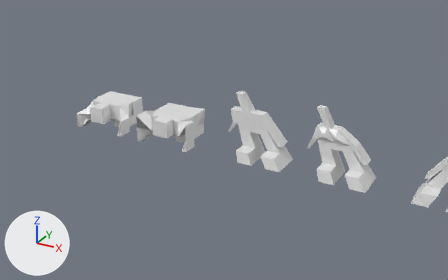
One commit to the Blender file blends/models.blend: the scene before it, then after it.
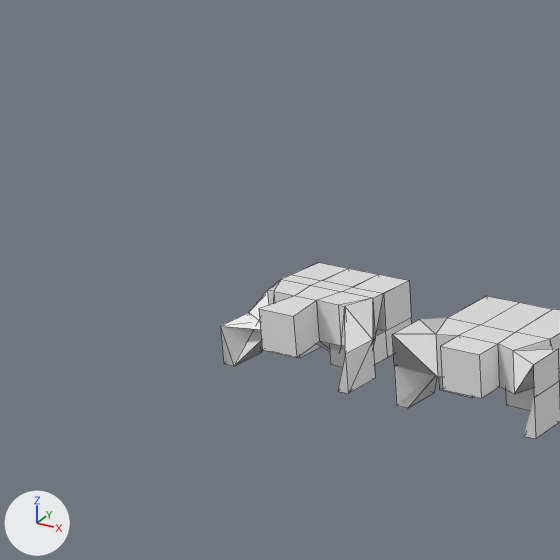
Each version appears first from a 50 mm lens placed at (-12.74, -18.27, 9.48), pointed at (-24.31, 2.79, -1.04), and next in a close-up on the part from 0% to 43% of the width and 0% to 69% of the height. Lighting does not change. The marker at lower left points along +X, +Y and +Z. The close-ups show mesh edges as thin lines.

In view in the first close-up: 'C1_PRONE', 'C2_PRONE'.
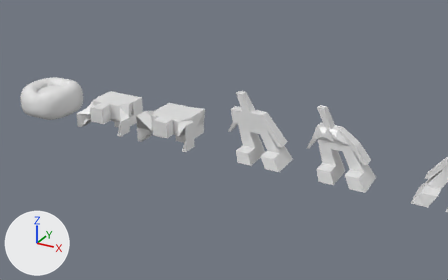
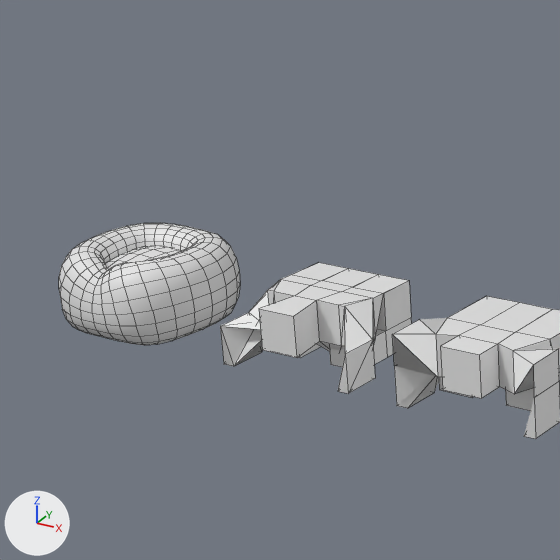
Location of each change, [x1, y1, x2, y2] in pixels of the close-ups (560 x 560 px):
'Pillow', added
    after: [59, 223, 240, 345]

Edits to the bpy script that builds the scene:
```text
Add mat_mat_dogbed:
    mat_mat_dogbed = principled_material('__mat_dogbed')
    mat_mat_dogbed.base_color = (0.8, 0.8, 0.8)  # white #e7e7e7
Add me_mesh_002:
    me_mesh_002.from_pydata(...)  # 470 vertices, 470 faces; spans x -1.18..1.18, y -1.27..1.1, z -0.05..1.03
    me_mesh_002.polygons.foreach_set('use_smooth', [True] * 470)
    me_mesh_002.materials.append(mat_mat_dogbed)  # white #e7e7e7
Add ob_pillow:
    ob_pillow = bpy.data.objects.new('Pillow', me_mesh_002)
    ob_pillow.location = (-31.0, 0.0, 0.0)
    ob_pillow.scale = (1.0, 1.0, 1.15)
```
